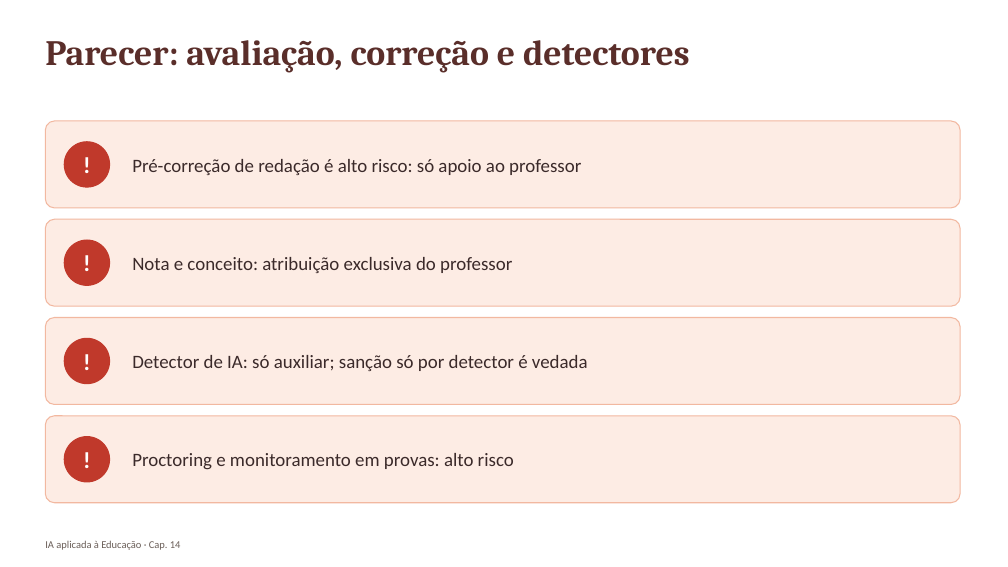
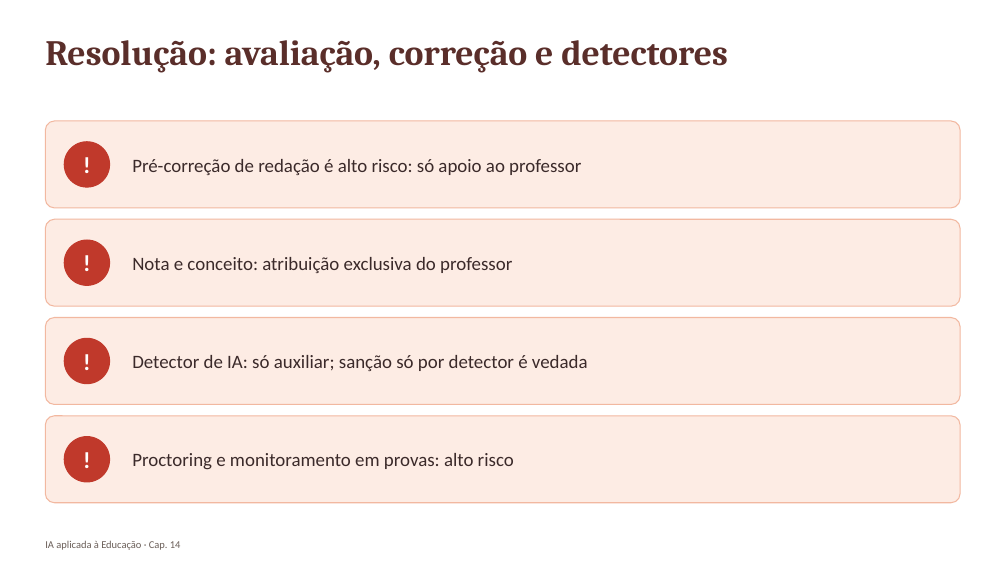
Before and after one commit to arakenmedeiros/claude, a slide deck: slide 17 of livro_ia_educacao/saida/pptx/Cap14_slides.pptx. Drawn at 1008x567 pixels with LibreOffice and Linux fonts; fonts in the diff are those of the drawing. Boxes give left, top, right and bottom in pixels: in the first picture for what was removed or moved away, otherwise in the second. Text is boxed around its words. In the diff, an @@ line names an element or a change of style, - is before the commit and + after.

```diff
--- a/livro_ia_educacao/saida/pptx/Cap14_slides.pptx
+++ b/livro_ia_educacao/saida/pptx/Cap14_slides.pptx
@@ text at (45,40,728,73): text changed @@
-Parecer: avaliação, correção e detectores
+Resolução: avaliação, correção e detectores
```
Also in this commit, not shown: 1 other slide changed, 16 other files.
